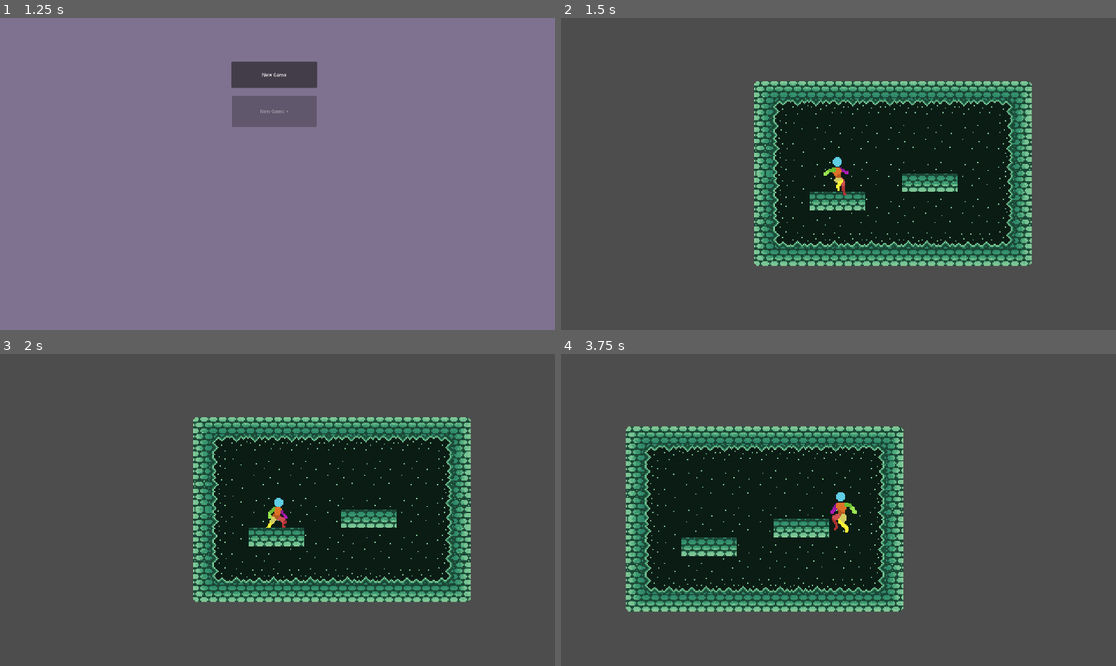
Above: before the commit, frames 1-4 (two rows, left to right).
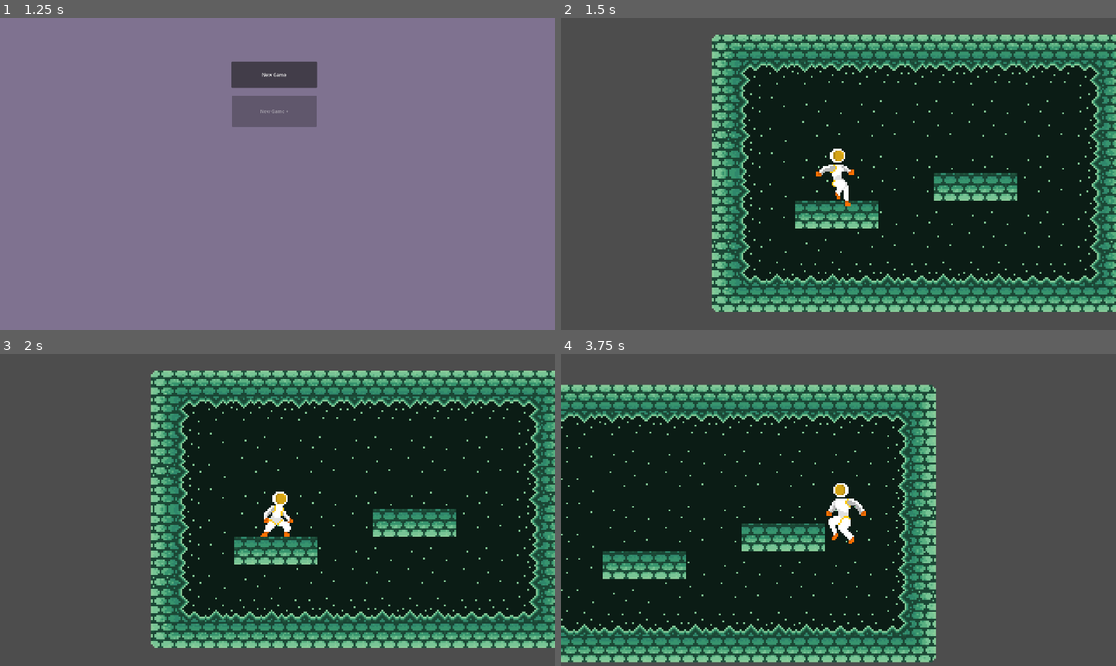
Above: after the commit, the same moments.

Repository: Phlegmlee/Astroshift
Game: Godot game, scene res://Title Page/TilePage.tscn
Two runs of this game, one before a commit and one after it. Both use one fixed random seed, a clock stepped at 60 frames per second and the inputs below.
Inputs:
- Up to frame 1 (1.25 s): click "Play" at 0.5 s
- Up to frame 2 (1.5 s): click "New Game" at 1.25 s
- Up to frame 3 (2 s): no input
- Up to frame 4 (3.75 s): tap Enter (ui_accept) at 2, 2.27, 3.02 s; hold Right (ui_right) 2.03-3.53 s; hold Left (ui_left) from 3.53 s (still down)

Frame 1 is identical in both runs. In frame 2, 50% of the frame differs, in the area x 27-100%, y 5-95%; in frame 3, 50%; in frame 4, 45%.

Commit message:
Add some perm assets, remove old assets
finished assets added and temp assets that are no longer needed removed.

Diff:
--- a/Player/Player.tscn
+++ b/Player/Player.tscn
@@ -1,143 +1,143 @@
 [gd_scene load_steps=34 format=3 uid="uid://f5ep4tppip1u"]
 
 [ext_resource type="Script" path="res://Player/Player_Script.gd" id="1_uqs5m"]
-[ext_resource type="Texture2D" uid="uid://byetbu68ybauo" path="res://Assets/Temporary Assets/CharacterSprites/Asset Pack-V1/Sprite Sheets/Character Idle 48x48.png" id="2_jnhc8"]
-[ext_resource type="Texture2D" uid="uid://bumoyknta8asf" path="res://Assets/Temporary Assets/CharacterSprites/Asset Pack-V1/Sprite Sheets/player jump 48x48.png" id="3_pxn6f"]
-[ext_resource type="Texture2D" uid="uid://djhoeuov5nsjg" path="res://Assets/Temporary Assets/CharacterSprites/Asset Pack-V1/Sprite Sheets/run cycle 48x48.png" id="4_ixg0i"]
+[ext_resource type="Texture2D" uid="uid://v8lyk0n8gv27" path="res://Assets/Permanent Assets/Sprite Sheets/Astronaut_Idle_48x48.png" id="2_mww52"]
+[ext_resource type="Texture2D" uid="uid://cbnqj4e03xndw" path="res://Assets/Permanent Assets/Sprite Sheets/player_jump_48x48.png" id="3_cu7hn"]
+[ext_resource type="Texture2D" uid="uid://dvxpbsonrib0l" path="res://Assets/Permanent Assets/Sprite Sheets/run_cycle_48x48.png" id="4_1l0bm"]
 
 [sub_resource type="CapsuleShape2D" id="CapsuleShape2D_2nlvs"]
 height = 56.0
 
-[sub_resource type="AtlasTexture" id="AtlasTexture_2k2kd"]
-atlas = ExtResource("2_jnhc8")
+[sub_resource type="AtlasTexture" id="AtlasTexture_k0vks"]
+atlas = ExtResource("2_mww52")
 region = Rect2(0, 0, 48, 48)
 
-[sub_resource type="AtlasTexture" id="AtlasTexture_7dlnr"]
-atlas = ExtResource("2_jnhc8")
+[sub_resource type="AtlasTexture" id="AtlasTexture_r40ph"]
+atlas = ExtResource("2_mww52")
 region = Rect2(48, 0, 48, 48)
 
-[sub_resource type="AtlasTexture" id="AtlasTexture_j45fy"]
-atlas = ExtResource("2_jnhc8")
+[sub_resource type="AtlasTexture" id="AtlasTexture_qfdd2"]
+atlas = ExtResource("2_mww52")
 region = Rect2(96, 0, 48, 48)
 
-[sub_resource type="AtlasTexture" id="AtlasTexture_hgr35"]
-atlas = ExtResource("2_jnhc8")
+[sub_resource type="AtlasTexture" id="AtlasTexture_v03oc"]
+atlas = ExtResource("2_mww52")
 region = Rect2(144, 0, 48, 48)
 
-[sub_resource type="AtlasTexture" id="AtlasTexture_pceeg"]
-atlas = ExtResource("2_jnhc8")
+[sub_resource type="AtlasTexture" id="AtlasTexture_hds3q"]
+atlas = ExtResource("2_mww52")
 region = Rect2(192, 0, 48, 48)
 
-[sub_resource type="AtlasTexture" id="AtlasTexture_rquo8"]
-atlas = ExtResource("2_jnhc8")
+[sub_resource type="AtlasTexture" id="AtlasTexture_ccgnq"]
+atlas = ExtResource("2_mww52")
 region = Rect2(240, 0, 48, 48)
 
-[sub_resource type="AtlasTexture" id="AtlasTexture_krtkp"]
-atlas = ExtResource("2_jnhc8")
+[sub_resource type="AtlasTexture" id="AtlasTexture_oapu4"]
+atlas = ExtResource("2_mww52")
 region = Rect2(288, 0, 48, 48)
 
-[sub_resource type="AtlasTexture" id="AtlasTexture_x8gur"]
-atlas = ExtResource("2_jnhc8")
+[sub_resource type="AtlasTexture" id="AtlasTexture_f5eu8"]
+atlas = ExtResource("2_mww52")
 region = Rect2(336, 0, 48, 48)
 
-[sub_resource type="AtlasTexture" id="AtlasTexture_wbkld"]
-atlas = ExtResource("2_jnhc8")
+[sub_resource type="AtlasTexture" id="AtlasTexture_lhqlh"]
+atlas = ExtResource("2_mww52")
 region = Rect2(384, 0, 48, 48)
 
-[sub_resource type="AtlasTexture" id="AtlasTexture_c7y8l"]
-atlas = ExtResource("2_jnhc8")
+[sub_resource type="AtlasTexture" id="AtlasTexture_75sow"]
+atlas = ExtResource("2_mww52")
 region = Rect2(432, 0, 48, 48)
 
-[sub_resource type="AtlasTexture" id="AtlasTexture_esram"]
-atlas = ExtResource("3_pxn6f")
+[sub_resource type="AtlasTexture" id="AtlasTexture_hsse3"]
+atlas = ExtResource("3_cu7hn")
 region = Rect2(0, 0, 48, 48)
 
-[sub_resource type="AtlasTexture" id="AtlasTexture_12hkd"]
-atlas = ExtResource("3_pxn6f")
+[sub_resource type="AtlasTexture" id="AtlasTexture_0prso"]
+atlas = ExtResource("3_cu7hn")
 region = Rect2(48, 0, 48, 48)
 
-[sub_resource type="AtlasTexture" id="AtlasTexture_t8rvq"]
-atlas = ExtResource("3_pxn6f")
+[sub_resource type="AtlasTexture" id="AtlasTexture_xmyaf"]
+atlas = ExtResource("3_cu7hn")
 region = Rect2(96, 0, 48, 48)
 
-[sub_resource type="AtlasTexture" id="AtlasTexture_ykk5u"]
-atlas = ExtResource("4_ixg0i")
+[sub_resource type="AtlasTexture" id="AtlasTexture_6rx56"]
+atlas = ExtResource("4_1l0bm")
 region = Rect2(0, 0, 48, 48)
 
-[sub_resource type="AtlasTexture" id="AtlasTexture_8sbmd"]
-atlas = ExtResource("4_ixg0i")
+[sub_resource type="AtlasTexture" id="AtlasTexture_mdtst"]
+atlas = ExtResource("4_1l0bm")
 region = Rect2(48, 0, 48, 48)
 
-[sub_resource type="AtlasTexture" id="AtlasTexture_dr371"]
-atlas = ExtResource("4_ixg0i")
+[sub_resource type="AtlasTexture" id="AtlasTexture_gn25i"]
+atlas = ExtResource("4_1l0bm")
 region = Rect2(96, 0, 48, 48)
 
-[sub_resource type="AtlasTexture" id="AtlasTexture_py1g2"]
-atlas = ExtResource("4_ixg0i")
+[sub_resource type="AtlasTexture" id="AtlasTexture_xtguc"]
+atlas = ExtResource("4_1l0bm")
 region = Rect2(144, 0, 48, 48)
 
-[sub_resource type="AtlasTexture" id="AtlasTexture_fg2dd"]
-atlas = ExtResource("4_ixg0i")
+[sub_resource type="AtlasTexture" id="AtlasTexture_vkr02"]
+atlas = ExtResource("4_1l0bm")
 region = Rect2(192, 0, 48, 48)
 
-[sub_resource type="AtlasTexture" id="AtlasTexture_kbiwj"]
-atlas = ExtResource("4_ixg0i")
+[sub_resource type="AtlasTexture" id="AtlasTexture_fxldo"]
+atlas = ExtResource("4_1l0bm")
 region = Rect2(240, 0, 48, 48)
 
-[sub_resource type="AtlasTexture" id="AtlasTexture_aau6b"]
-atlas = ExtResource("4_ixg0i")
+[sub_resource type="AtlasTexture" id="AtlasTexture_w04ia"]
+atlas = ExtResource("4_1l0bm")
 region = Rect2(288, 0, 48, 48)
 
-[sub_resource type="AtlasTexture" id="AtlasTexture_fxlnr"]
-atlas = ExtResource("4_ixg0i")
+[sub_resource type="AtlasTexture" id="AtlasTexture_lpn8d"]
+atlas = ExtResource("4_1l0bm")
 region = Rect2(336, 0, 48, 48)
 
 [sub_resource type="SpriteFrames" id="SpriteFrames_4pjmv"]
 animations = [{
 "frames": [{
 "duration": 1.0,
-"texture": SubResource("AtlasTexture_2k2kd")
-}, {
-"duration": 1.0,
-"texture": SubResource("AtlasTexture_7dlnr")
-}, {
-"duration": 1.0,
-"texture": SubResource("AtlasTexture_j45fy")
-}, {
-"duration": 1.0,
-"texture": SubResource("AtlasTexture_hgr35")
-}, {
-"duration": 1.0,
-"texture": SubResource("AtlasTexture_pceeg")
-}, {
-"duration": 1.0,
-"texture": SubResource("AtlasTexture_rquo8")
-}, {
-"duration": 1.0,
-"texture": SubResource("AtlasTexture_krtkp")
-}, {
-"duration": 1.0,
-"texture": SubResource("AtlasTexture_x8gur")
-}, {
-"duration": 1.0,
-"texture": SubResource("AtlasTexture_wbkld")
-}, {
-"duration": 1.0,
-"texture": SubResource("AtlasTexture_c7y8l")
+"texture": SubResource("AtlasTexture_k0vks")
+}, {
+"duration": 1.0,
+"texture": SubResource("AtlasTexture_r40ph")
+}, {
+"duration": 1.0,
+"texture": SubResource("AtlasTexture_qfdd2")
+}, {
+"duration": 1.0,
+"texture": SubResource("AtlasTexture_v03oc")
+}, {
+"duration": 1.0,
+"texture": SubResource("AtlasTexture_hds3q")
+}, {
+"duration": 1.0,
+"texture": SubResource("AtlasTexture_ccgnq")
+}, {
+"duration": 1.0,
+"texture": SubResource("AtlasTexture_oapu4")
+}, {
+"duration": 1.0,
+"texture": SubResource("AtlasTexture_f5eu8")
+}, {
+"duration": 1.0,
+"texture": SubResource("AtlasTexture_lhqlh")
+}, {
+"duration": 1.0,
+"texture": SubResource("AtlasTexture_75sow")
 }],
 "loop": true,
 "name": &"Idle",
-"speed": 5.0
+"speed": 8.0
 }, {
 "frames": [{
 "duration": 1.0,
-"texture": SubResource("AtlasTexture_esram")
-}, {
-"duration": 1.0,
-"texture": SubResource("AtlasTexture_12hkd")
-}, {
-"duration": 1.0,
-"texture": SubResource("AtlasTexture_t8rvq")
+"texture": SubResource("AtlasTexture_hsse3")
+}, {
+"duration": 1.0,
+"texture": SubResource("AtlasTexture_0prso")
+}, {
+"duration": 1.0,
+"texture": SubResource("AtlasTexture_xmyaf")
 }],
 "loop": true,
 "name": &"Jump",
@@ -145,32 +145,32 @@
 }, {
 "frames": [{
 "duration": 1.0,
-"texture": SubResource("AtlasTexture_ykk5u")
-}, {
-"duration": 1.0,
-"texture": SubResource("AtlasTexture_8sbmd")
-}, {
-"duration": 1.0,
-"texture": SubResource("AtlasTexture_dr371")
-}, {
-"duration": 1.0,
-"texture": SubResource("AtlasTexture_py1g2")
-}, {
-"duration": 1.0,
-"texture": SubResource("AtlasTexture_fg2dd")
-}, {
-"duration": 1.0,
-"texture": SubResource("AtlasTexture_kbiwj")
-}, {
-"duration": 1.0,
-"texture": SubResource("AtlasTexture_aau6b")
-}, {
-"duration": 1.0,
-"texture": SubResource("AtlasTexture_fxlnr")
+"texture": SubResource("AtlasTexture_6rx56")
+}, {
+"duration": 1.0,
+"texture": SubResource("AtlasTexture_mdtst")
+}, {
+"duration": 1.0,
+"texture": SubResource("AtlasTexture_gn25i")
+}, {
+"duration": 1.0,
+"texture": SubResource("AtlasTexture_xtguc")
+}, {
+"duration": 1.0,
+"texture": SubResource("AtlasTexture_vkr02")
+}, {
+"duration": 1.0,
+"texture": SubResource("AtlasTexture_fxldo")
+}, {
+"duration": 1.0,
+"texture": SubResource("AtlasTexture_w04ia")
+}, {
+"duration": 1.0,
+"texture": SubResource("AtlasTexture_lpn8d")
 }],
 "loop": true,
 "name": &"Run",
-"speed": 12.0
+"speed": 11.0
 }]
 
 [sub_resource type="Animation" id="Animation_47n8c"]
@@ -337,7 +337,7 @@
 metadata/_edit_lock_ = true
 
 [node name="Camera2D" type="Camera2D" parent="."]
-zoom = Vector2(2, 2)
+zoom = Vector2(3, 3)
 limit_left = 0
 limit_top = 0
 limit_bottom = 2056
--- a/project.godot
+++ b/project.godot
@@ -21,6 +21,7 @@
 
 window/size/viewport_width=1920
 window/size/viewport_height=1080
+window/size/mode=2
 
 [rendering]
 
Binary file added: Assets/Permanent Assets/Astronaut_48x48.png
Not shown, changed: Assets/Permanent Assets/Astronaut_48x48.png.import
Binary file added: Assets/Permanent Assets/Astronaut_48x48_Alt_Color.png
Not shown, changed: Assets/Permanent Assets/Astronaut_48x48_Alt_Color.png.import
Binary file added: Assets/Permanent Assets/Sprite Sheets/Astronaut_Idle_48x48.png
Not shown, changed: Assets/Permanent Assets/Sprite Sheets/Astronaut_Idle_48x48.png.import
Binary file added: Assets/Permanent Assets/Sprite Sheets/Astronaut_Idle_48x48_Alt_Color.png
Not shown, changed: Assets/Permanent Assets/Sprite Sheets/Astronaut_Idle_48x48_Alt_Color.png.import
Binary file added: Assets/Permanent Assets/Sprite Sheets/player_jump_48x48.png
Not shown, added: Assets/Permanent Assets/Sprite Sheets/player_jump_48x48.png.import
Binary file added: Assets/Permanent Assets/Sprite Sheets/player_jump_48x48_Alt_Color.png
Not shown, added: Assets/Permanent Assets/Sprite Sheets/player_jump_48x48_Alt_Color.png.import
(and 25 more such lines)
